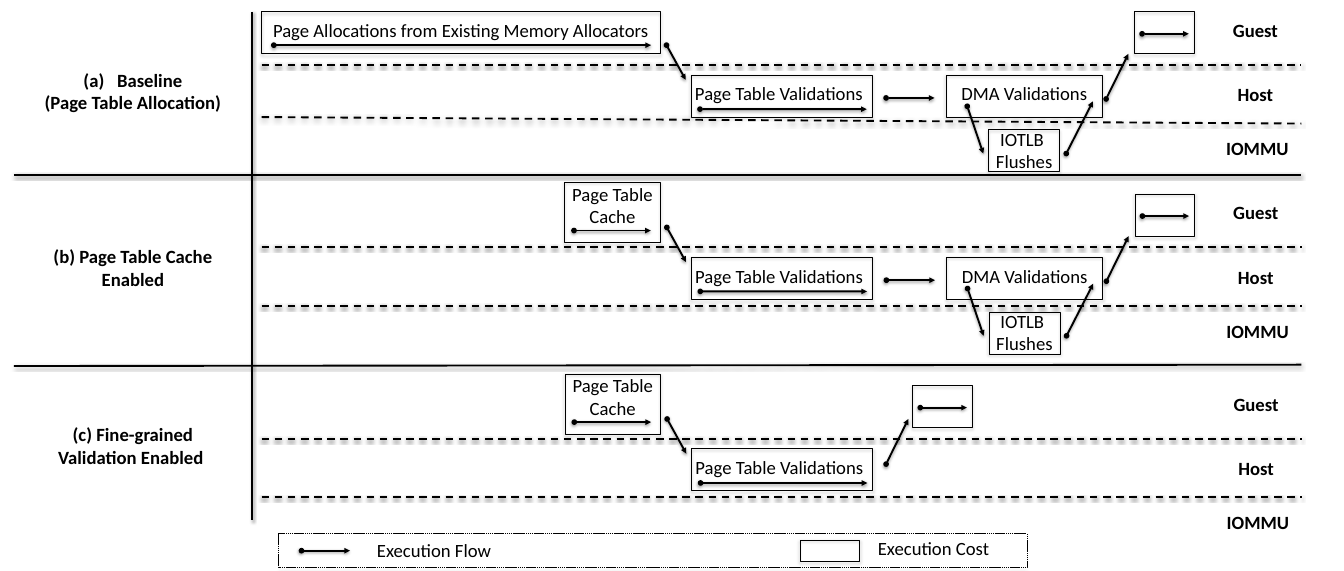
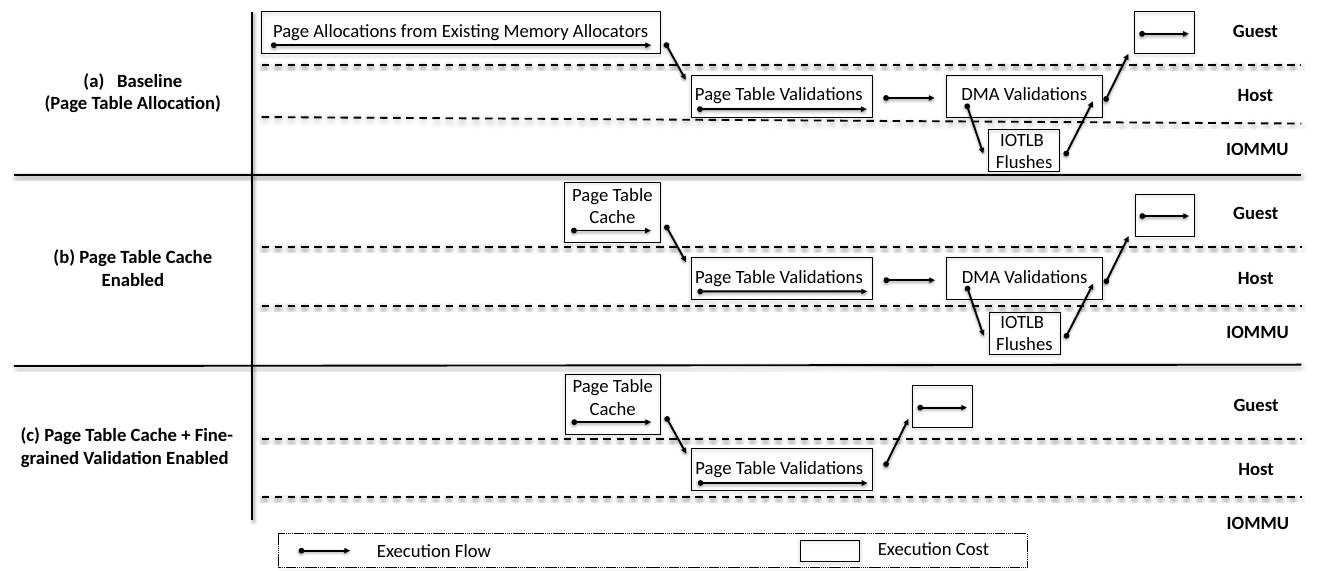
Before and after one commit to strongerwill/FastIO, a slide deck: slide 1 of doc/paper/image/overview/overview.pptx. Drawn at 1344x571 pixels with LibreOffice and Linux fonts; fonts in the diff are those of the drawing. Boxes give left, top, right and bottom in pixels: in the first picture for what was removed or moved away, otherwise in the second. Text is boxed around its words. In the diff, an @@ line names an element or a change of style, - is before the commit and + after.

```diff
--- a/doc/paper/image/overview/overview.pptx
+++ b/doc/paper/image/overview/overview.pptx
@@ text at box(21, 427, 233, 467): text changed @@
-(c) Fine-grained Validation Enabled
+(c) Page Table Cache + Fine-grained Validation Enabled
```
Also in this commit, not shown: 2 other files.
